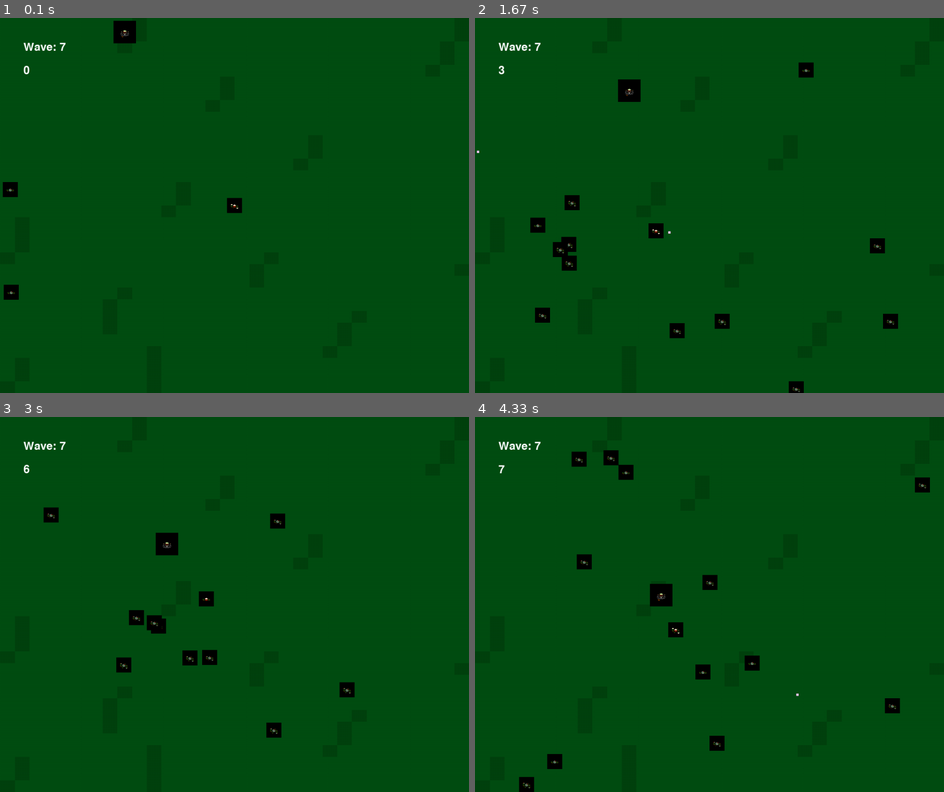
Above: before the commit, frames 1-4 (two rows, left to right).
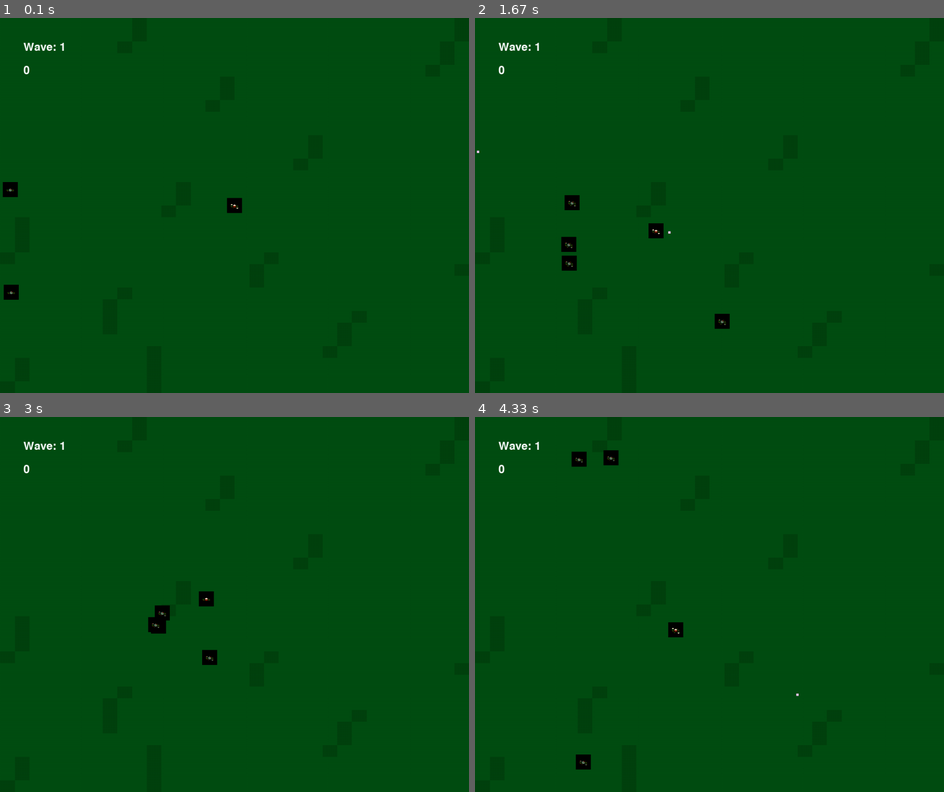
Above: after the commit, the same moments.

Repository: NotMrW/pygamesixtynine
Game: pygame game, started from main.py
Two runs of this game, one before a commit and one after it. Both use one fixed random seed, a clock stepped at 60 frames per second and the inputs below.
Inputs (mouse positions are in pixels of both pictures, inside the frame that each line leads up to):
- Up to frame 1 (0.1 s): no input
- Up to frame 2 (1.67 s): tap Space at 0.33, 0.73, 1.03, 1.3, 1.63 s; hold Left 0.67-1.2 s; move the mouse to (700, 250) at 0.7 s; hold Down 1.23-1.53 s; move the mouse to (535, 168) at 1.27 s; hold Left from 1.57 s (still down); move the mouse to (775, 235) at 1.6 s
- Up to frame 3 (3 s): tap Space at 1.93, 2.07, 2.47, 2.77 s; release Left at 1.97 s; hold Up 2-2.37 s; move the mouse to (107, 585) at 2.03 s; hold Right from 2.4 s (still down); move the mouse to (75, 694) at 2.43 s
- Up to frame 4 (4.33 s): release Right at 3.03 s; hold Down 3.07-3.43 s; move the mouse to (653, 578) at 3.1 s; tap Space at 3.13, 3.53, 3.83, 4.03 s; hold Left 3.47-3.93 s; move the mouse to (554, 720) at 3.5 s; hold Right from 3.97 s (still down); move the mouse to (883, 732) at 4 s

The runs differ from the first frame. In frame 1, 0.3% of the frame differs, in the area x 12-29%, y 0-9%; in frame 2, 1.3%; in frame 3, 1.4%; in frame 4, 1.8%, in the area x 5-97%, y 6-100%.

Commit message:
Kill medkits on wave end

Diff:
--- a/main.py
+++ b/main.py
@@ -53,7 +53,7 @@
         self.speedy_bois_spawned = 0
         self.speedy_bois_killed = 0
 
-        self.wave_number = 7
+        self.wave_number = 1
         self.wave_surface = self.font.render(f"Wave: {self.wave_number}", True, (255, 255, 255))
         self.spawn_counter = 0
         self.level_threshold = 5 + 5*self.wave_number
@@ -124,7 +124,7 @@
             if bullet_enemy_collisions:
                 total_enemies_hit = list(bullet_enemy_collisions.values())[0]
                 for enemy in total_enemies_hit:
-                    enemy.hp -= 2
+                    enemy.hp -= 1
                     enemy.knockback(bullet)
                     if enemy.hp <= 0:
                         enemy.kill()
@@ -244,8 +244,6 @@
                 self.enemies_killed = 0
                 self.speedy_bois_spawned = 0
                 self.bigenemies_spawned = 0
-                """for enemy in self.enemies:
-                    enemy.kill()"""
                 for big_enemy in self.big_enemies:
                     big_enemy.kill()
                 if self.wave_number <= 10:
@@ -256,6 +254,8 @@
                     self.biglevel_threshold = math.floor(self.wave_number // 5)
                 elif self.wave_number > 10:
                     self.biglevel_threshold = math.floor(self.wave_number // 3)
+                for medkit in self.medkits:
+                    medkit.kill()
             self.clock.tick(self.settings.FPS)
             self.frame_count += 1
 
--- a/plans.txt
+++ b/plans.txt
@@ -1,8 +1,3 @@
-Give little Shits 2 HP at the cost of making them spawn less
-
-give Player FUCKTON of HP, at the expense of no I-Frames; rely only on knockback to save you
-    *NEED TO GIVE PLAYER HP, FIRST!*
-
-Get medkit to spawn rarely from killing enemies
+New weaponry
 
 Think of new Items and how they will work
